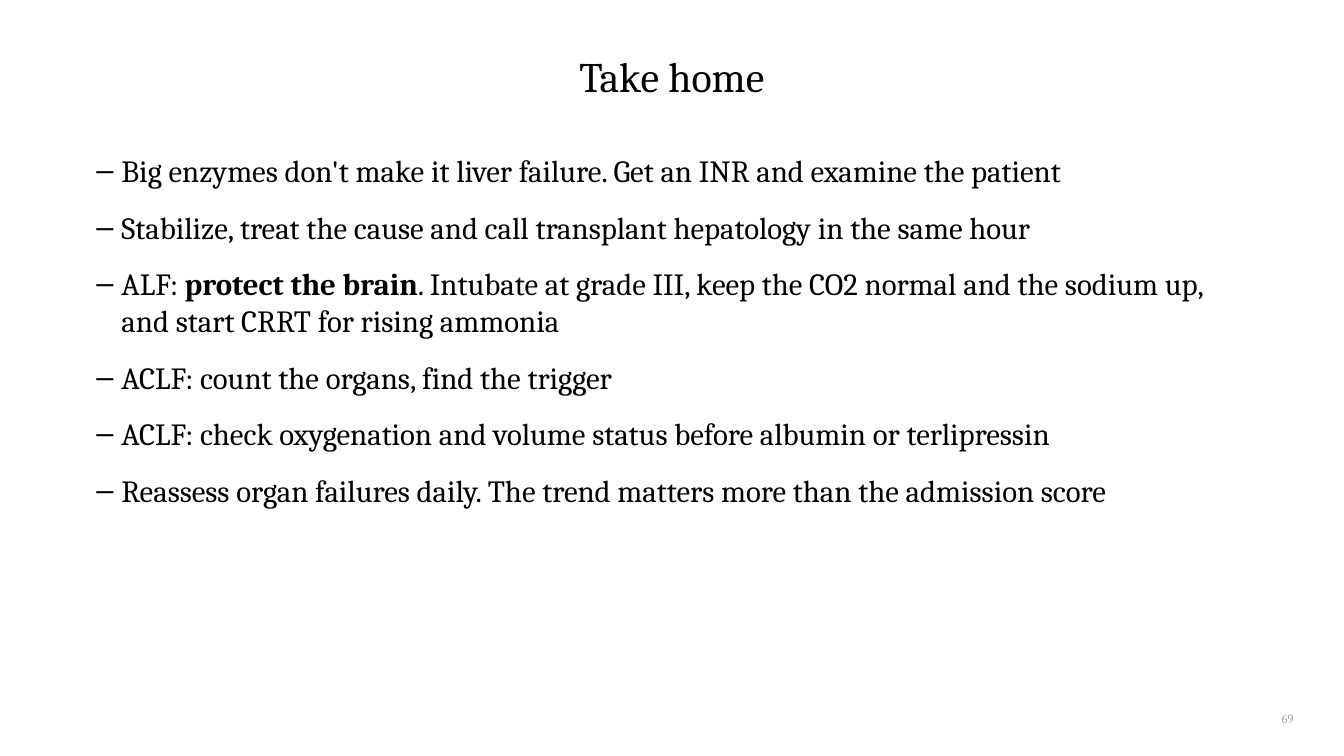
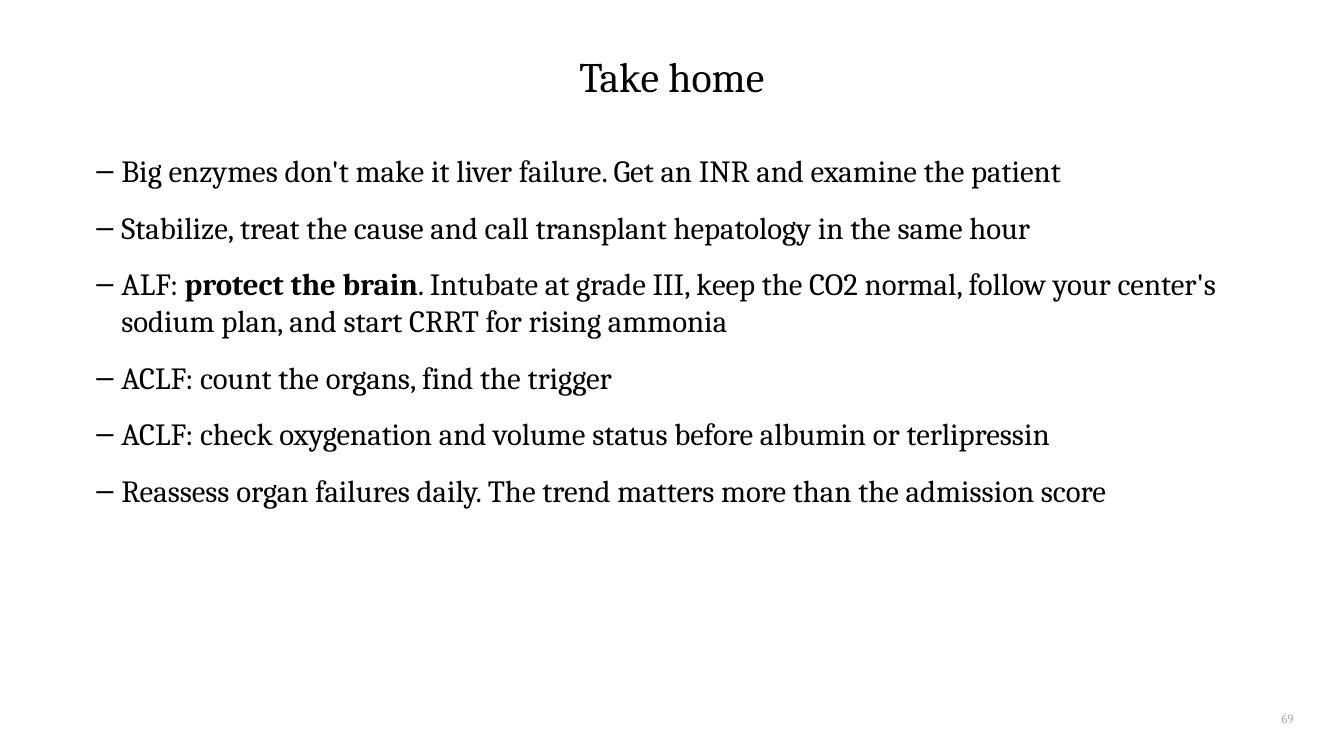
Before and after one commit to qaddodi/mohammad-almeqdadi-lectures, a slide deck: slide 69 of lectures/acute-liver-failure-aclf-in-icu/ALF and ACLF in the ICU.pptx. Drawn at 1344x756 pixels with LibreOffice and Linux fonts; fonts in the diff are those of the drawing. Boxes give left, top, right and bottom in pixels: in the first picture for what was removed or moved away, otherwise in the second. Text is boxed around its words. In the diff, an @@ line names an element or a change of style, - is before the commit and + after.

```diff
--- a/lectures/acute-liver-failure-aclf-in-icu/ALF and ACLF in the ICU.pptx
+++ b/lectures/acute-liver-failure-aclf-in-icu/ALF and ACLF in the ICU.pptx
@@ text at <box>121,273,1217,339</box>: text changed @@
-– ALF: protect the brain. Intubate at grade III, keep the CO2 normal and the sodium up, and start CRRT for rising ammonia
+– ALF: protect the brain. Intubate at grade III, keep the CO2 normal, follow your center's sodium plan, and start CRRT for rising ammonia
```
Also in this commit, not shown: 33 other slides changed, 5 slides added, 1 slide removed, 2 other files.
